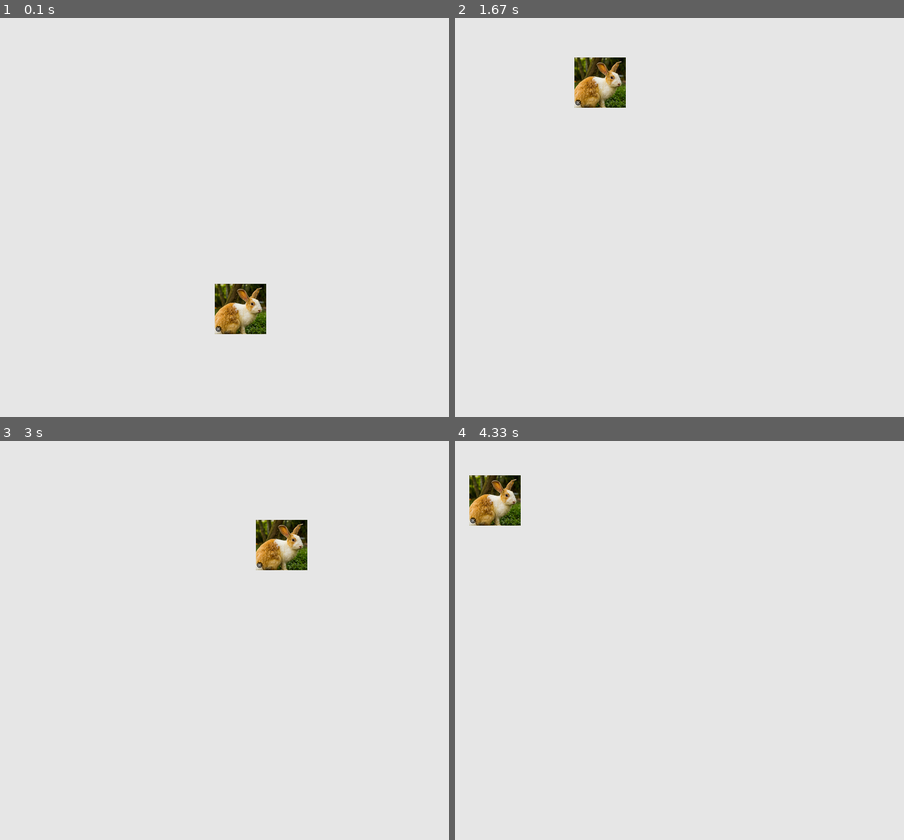
Above: before the commit, frames 1-4 (two rows, left to right).
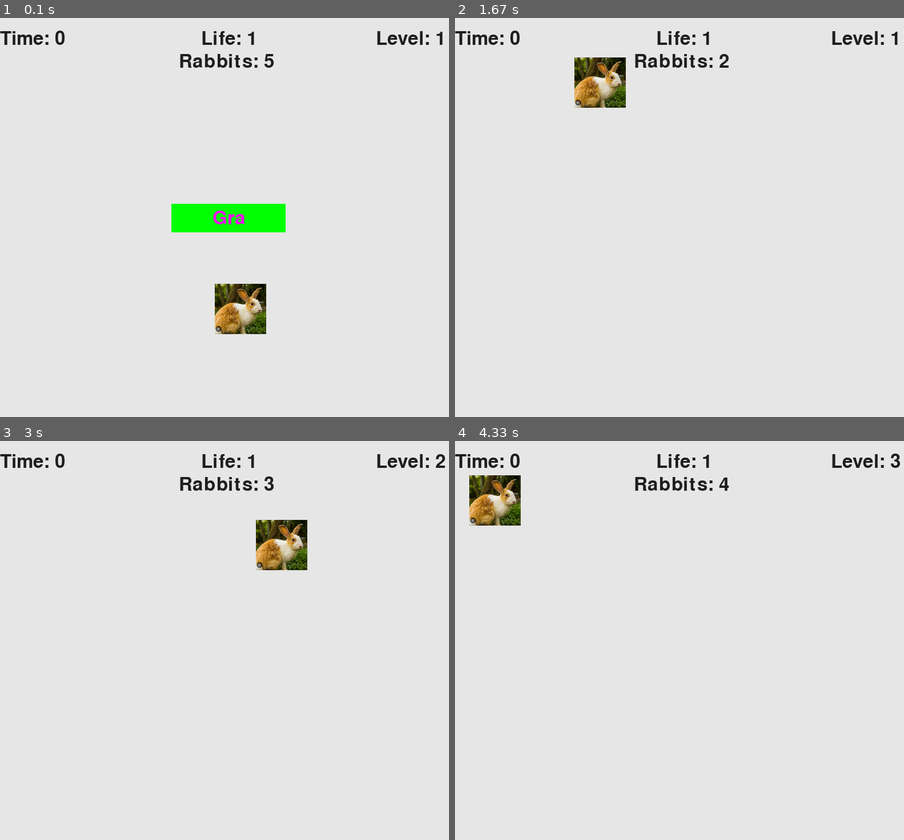
Above: after the commit, the same moments.

Repository: SebastianLenart/Z2J_4_1xx
Game: pygame game, started from Pygame/game.py
The game is run twice, just before and just after one commit, with the same random seed, the same clock (stepped at 60 frames per second) and the same inputs.
Inputs (mouse positions are in pixels of both pictures, inside the frame that each line leads up to):
- Up to frame 1 (0.1 s): no input
- Up to frame 2 (1.67 s): click (683, 217) at 0.38 s; click (697, 309) at 0.72 s; click (823, 345) at 1.05 s; click (688, 289) at 1.38 s
- Up to frame 3 (3 s): click (143, 504) at 1.72 s; click (112, 464) at 2.05 s; click (278, 756) at 2.38 s; click (166, 560) at 2.72 s
- Up to frame 4 (4.33 s): click (737, 544) at 3.05 s; click (769, 696) at 3.38 s; click (544, 812) at 3.72 s; click (549, 564) at 4.05 s

The runs differ from the first frame. In frame 1, 2.7% of the frame differs, in the area x 0-99%, y 3-54%; in frame 2, 0.9%; in frame 3, 0.9%; in frame 4, 0.9%.

Commit message:
finish v1

Diff:
--- a/Pygame/button.py
+++ b/Pygame/button.py
@@ -1,13 +1,14 @@
-import pygame.font # pozwala na generowanie tekstu na ekranie
+import pygame.font  # pozwala na generowanie tekstu na ekranie
 
-class Button():
+
+class Button:
     def __init__(self, ai_game, msg):
         self.screen = ai_game.screen
         self.screen_rect = self.screen.get_rect()
         # wymiary
         self.width, self.height = 200, 50
         self.button_color = (0, 255, 0)
-        self.text_color = (255, 255, 255)
+        self.text_color = (255, 0, 255)
         self.font = pygame.font.SysFont(None, 48)
 
         self.rect = pygame.Rect(0, 0, self.width, self.height)
@@ -16,11 +17,11 @@
 
     def _prep_msg(self, msg):
         self.msg_image = self.font.render(msg, True, self.text_color,
-        self.button_color) # text zamienia w obraz
+                                          self.button_color)  # text zamienia w obraz
         self.msg_image_rect = self.msg_image.get_rect()
         self.msg_image_rect.center = self.rect.center
 
     def draw_button(self):
         # wyswietlanie pustego przycisku i komunikatu na nim
-        self.screen.fill(self.button_color, self.rect) # przycisk
-        self.screen.blit(self.msg_image, self.msg_image_rect) # tekst jako obraz
+        self.screen.fill(self.button_color, self.rect)  # przycisk
+        self.screen.blit(self.msg_image, self.msg_image_rect)  # tekst jako obraz
--- a/Pygame/display.py
+++ b/Pygame/display.py
@@ -1,3 +1,66 @@
+import pygame.font
+
+
 class Display:
     def __init__(self, game):
-        pass
+        self.game = game
+        self.screen = game.screen
+        self.screen_rect = self.screen.get_rect()
+        self.settings = game.settings
+        self.level_image = None
+        self.life_image = None
+        self.time_image = None
+        self.rabbits_image = None
+        self.color = (0, 255, 0)
+
+        # czcionka
+        self.text_color = (30, 30, 30)
+        self.font = pygame.font.SysFont(None, 48)  # obiekt czcionki
+
+        self.prep_level()
+        self.prep_life()
+        self.prep_time()
+        self.prep_rabbits()
+
+    def prep_level(self):
+        level_str = "Level: ".join(str(self.settings.level))
+        self.level_image = self.font.render(str("Level: ") + level_str, True,
+                                            self.text_color)
+        self.level_rect = self.level_image.get_rect()
+        self.level_rect.right = self.screen_rect.right - 20
+        self.level_rect.top = 20
+
+    def prep_life(self):
+        life_str = (str(self.settings.life))
+        self.life_image = self.font.render(str("Life: ") + life_str, True,
+                                           self.text_color)
+        self.life_rect = self.life_image.get_rect()
+        self.life_rect.right = self.screen_rect.right - 350
+        self.life_rect.top = 20
+
+    def prep_time(self):
+        time_str = str(self.game.seconds)
+        self.time_image = self.font.render(str("Time: ") + time_str, True,
+                                           self.text_color)
+        self.time_rect = self.time_image.get_rect()
+        self.time_rect.right = self.screen_rect.left + self.time_rect.width
+        self.time_rect.top = 20
+
+    def prep_rabbits(self):
+        rabbits_str = (str(self.settings.amount_rabbits))
+        self.rabbits_image = self.font.render(str("Rabbits: ") + rabbits_str, True,
+                                           self.text_color)
+        self.rabbits_rect = self.rabbits_image.get_rect()
+        self.rabbits_rect.right = self.screen_rect.right - 320
+        self.rabbits_rect.top = 60
+
+    def show_score(self):
+        self.prep_level()
+        self.prep_life()
+        self.prep_time()
+        self.prep_rabbits()
+
+        self.screen.blit(self.level_image, self.level_rect)
+        self.screen.blit(self.life_image, self.life_rect)
+        self.screen.blit(self.time_image, self.time_rect)
+        self.screen.blit(self.rabbits_image, self.rabbits_rect)
--- a/Pygame/game.py
+++ b/Pygame/game.py
@@ -3,6 +3,7 @@
 from display import Display
 from rabbit import Rabbit
 from button import Button
+
 
 class Game:
     def __init__(self):
@@ -14,12 +15,13 @@
         self.start_ticks = pygame.time.get_ticks()
         self.before_time = 0
         self.seconds = 0
-        print("time:", self.start_ticks)
         self.list_of_rabbits = []
         self.list_of_rabbits.append(Rabbit(self))
         self.display = Display(self)
         self.play_button = Button(self, "Gra")
+        self.game_over_button = Button(self, "GAVE OVER")
         self.game_active = False
+        self.game_over = False
 
     def run(self):
         while True:
@@ -35,18 +37,32 @@
                 exit()
             elif event.type == pygame.MOUSEBUTTONDOWN:
                 mouse_pos = pygame.mouse.get_pos()
+                self._check_play_button(mouse_pos)
                 if self.list_of_rabbits[-1].check_pos_any_rabbit(mouse_pos):
                     self.list_of_rabbits.pop()
                     self.list_of_rabbits.append(Rabbit(self))
                     self.start_ticks = pygame.time.get_ticks()
+                    self.update_level()
+
+    def update_level(self):
+        self.settings.amount_rabbits -= 1
+        if self.settings.amount_rabbits <= 0:
+            self.settings.amount_rabbits = 5
+            self.settings.increment_level()
+
+    def _check_play_button(self, mouse_pos):
+        if self.play_button.rect.collidepoint(mouse_pos) and not self.game_active:
+            self.game_active = True
+            self.start_ticks = pygame.time.get_ticks()
 
     def update_screen(self):
-        if not self.game_active:
-            self.play_button.draw_button()
-            self.game_active = True
-            return
         self.screen.fill(self.settings.bg_color)
         self.list_of_rabbits[-1].blitme()
+        self.display.show_score()
+        if not self.game_active and not self.game_over:
+            self.play_button.draw_button()
+        if self.game_over:
+            self.game_over_button.draw_button()
         pygame.display.flip()  # odswiezanie okna
 
     def update_time(self):
@@ -55,6 +71,16 @@
             self.seconds = miliseconds
             print(self.seconds)
             self.before_time = miliseconds
+            self.check_deadtime()
+
+    def check_deadtime(self):
+        if self.seconds > self.settings.time:
+            self.list_of_rabbits.pop()
+            self.list_of_rabbits.append(Rabbit(self))
+            self.start_ticks = pygame.time.get_ticks()
+            if self.settings.decrement_life():
+                self.game_active = False
+                self.game_over = True
 
 
 if __name__ == "__main__":
--- a/Pygame/settings.py
+++ b/Pygame/settings.py
@@ -3,16 +3,16 @@
         self.screen_width = 800
         self.screen_height = 700
         self.bg_color = (230, 230, 230)
-        self.life = 3
-        self.amount_rabbits = 10
-        self.time = 10
-        self.level = 0
+        self.life = 1
+        self.amount_rabbits = 5
+        self.time = 5
+        self.level = 1
 
     def decrement_life(self):
         self.life -= 1
         if self.life <= 0:
             print("GAME OVER")
-            exit()
+            return True
 
     def decrement_time(self):
         self.time -= 1
